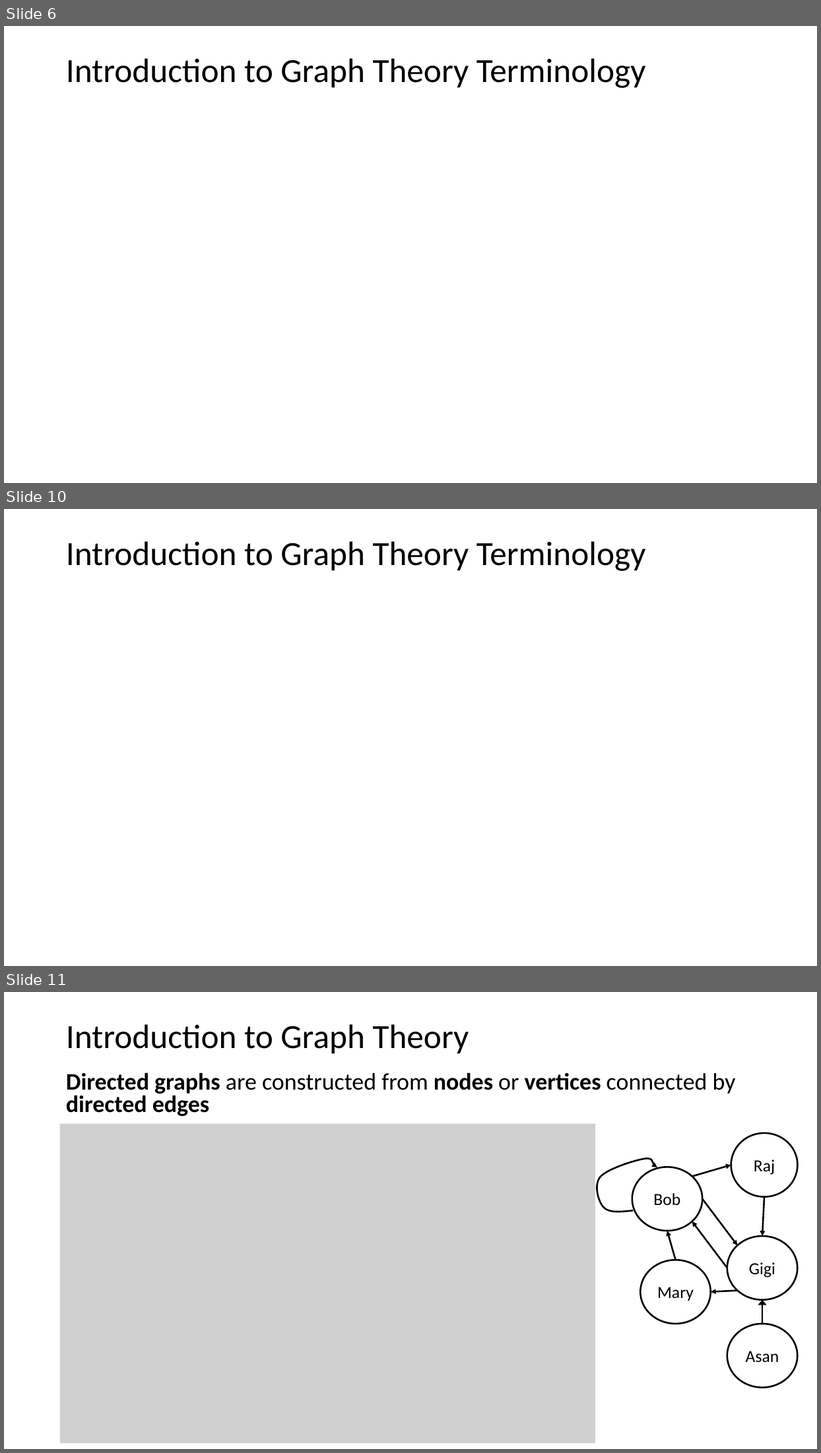
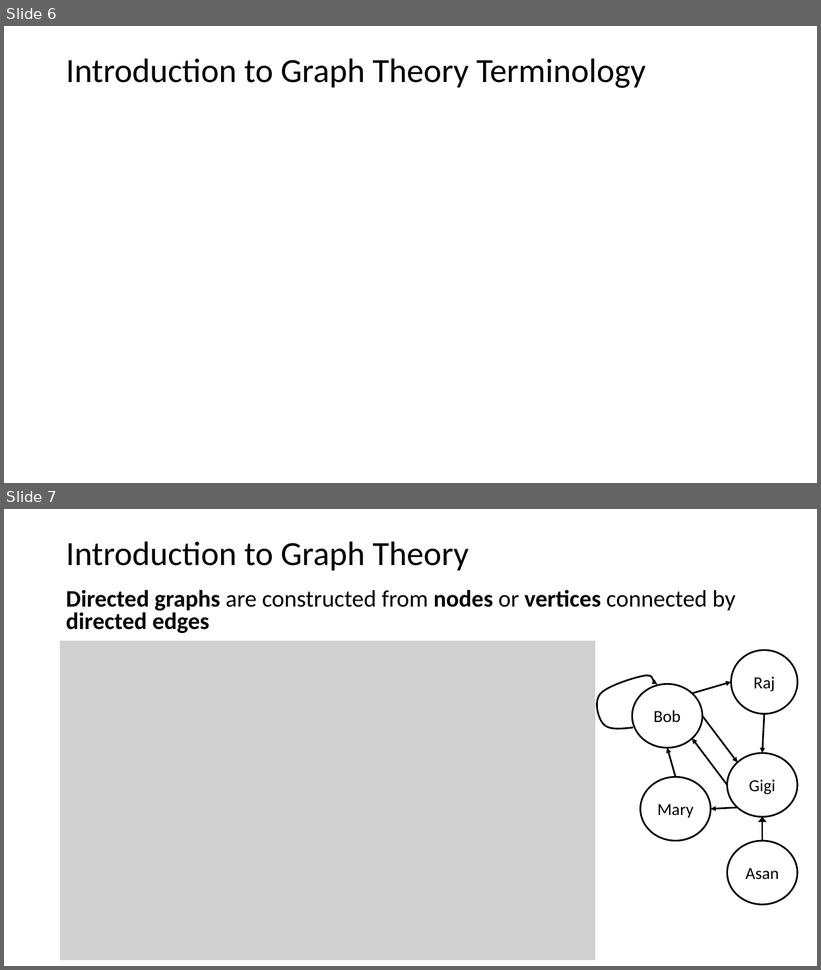
Before and after one commit to StephenElston/CSCI-E-108, a slide deck: slides/5_GraphsAndSocialNetworks.pptx. Shown one above the other, each under a label of ours: slides 6, 10 and 11 before the commit, slides 6 and 7 after it; the slides between them are not shown. The pictures are 821x1453 and 821x970 pixels, drawn with LibreOffice and Linux fonts; fonts in the diff are those of the drawing; grey boxes stand for pictures. Boxes give left, top, right and bottom in pixels: in the first picture for what was removed or moved away, otherwise in the second. Text is boxed around its words. In the diff, an @@ line names an element or a change of style, - is before the commit and + after.

```diff
--- a/slides/5_GraphsAndSocialNetworks.pptx
+++ b/slides/5_GraphsAndSocialNetworks.pptx
@@ slide 10 removed at <box>4,509,817,966</box>, background #FFFFFF @@
@@ title removed at <box>66,541,646,571</box> @@
-Introduction to Graph Theory Terminology
@@ what was slide 11 is now slide 7 @@
```
Also in this commit, not shown: 1 slide changed, 1 slide added, 3 other slides removed.
